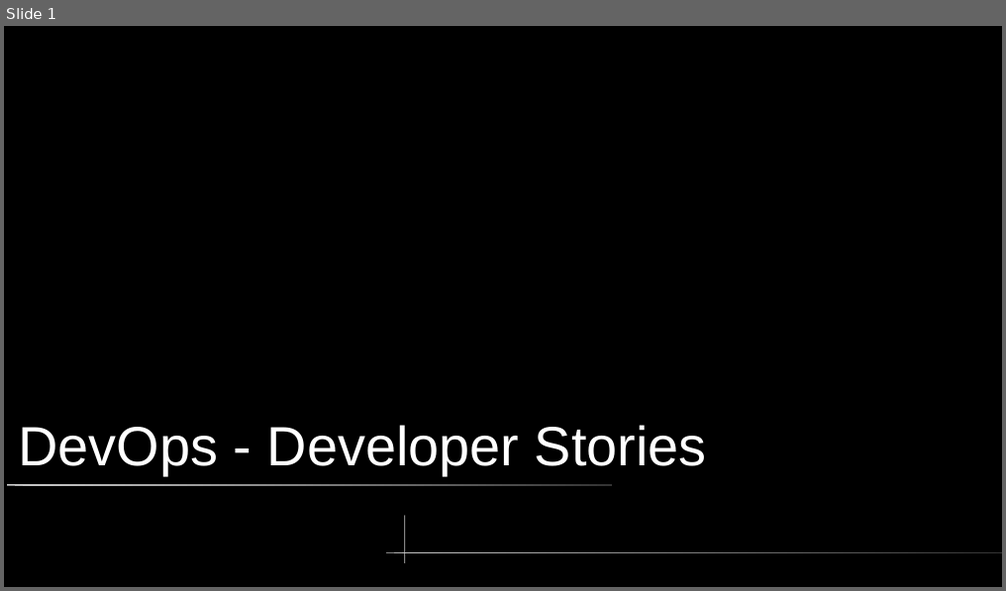
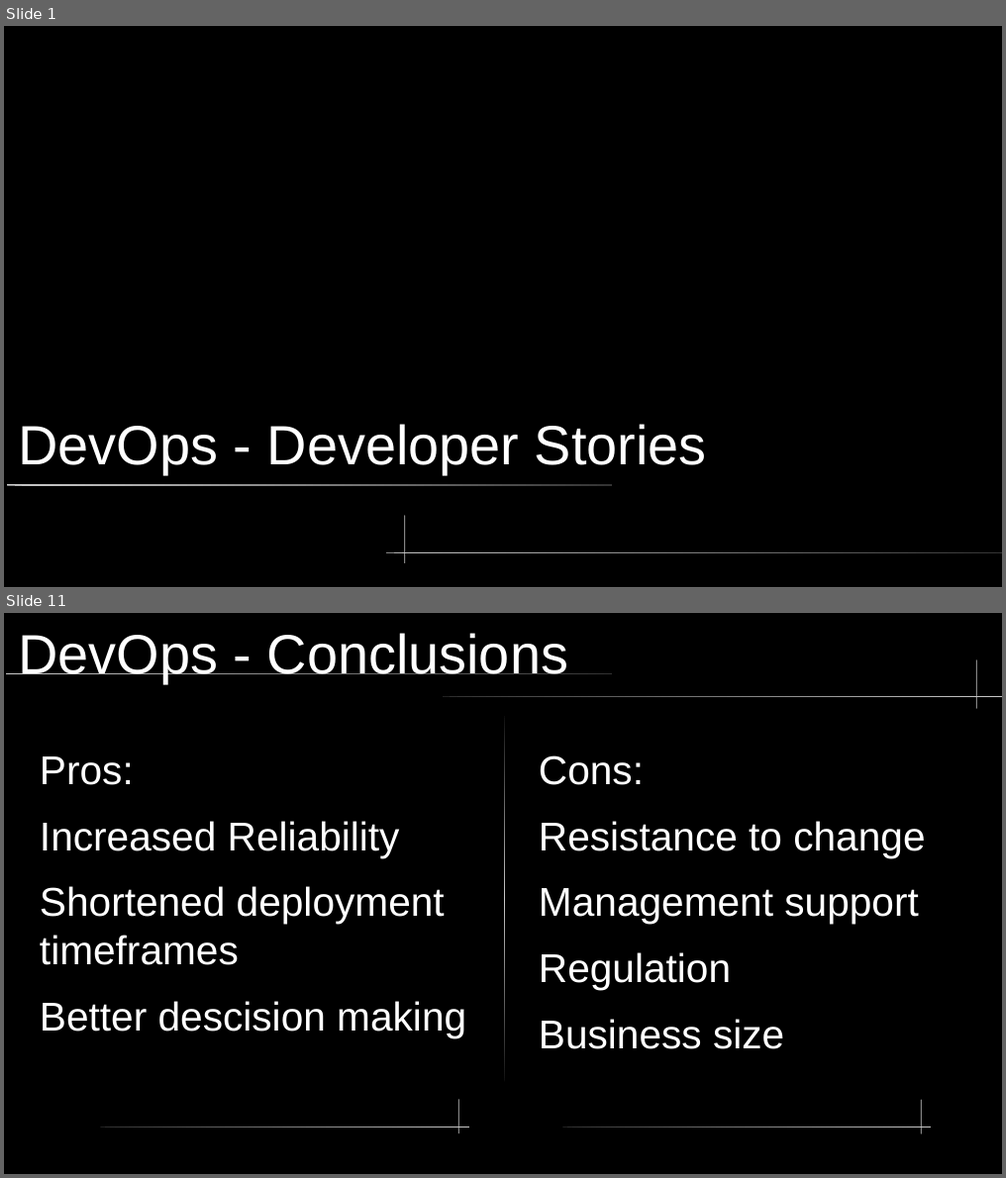
Before and after one commit to somewun/adt-devops, a slide deck: topic-02/Developer Stories.pptx. Shown one above the other, each under a label of ours: slide 1 before the commit, slides 1 and 11 after it; the slides between them are not shown. The pictures are 1006x591 and 1006x1178 pixels, drawn with LibreOffice and Linux fonts; fonts in the diff are those of the drawing. Boxes give left, top, right and bottom in pixels: in the first picture for what was removed or moved away, otherwise in the second. Text is boxed around its words. In the diff, an @@ line names an element or a change of style, - is before the commit and + after.

```diff
--- a/topic-02/Developer Stories.pptx
+++ b/topic-02/Developer Stories.pptx
@@ slide 11 added at bbox=[4, 613, 1002, 1174], background #000000 @@
@@ title added at bbox=[18, 633, 568, 683], 44 pt, text #FFFFFF @@
+DevOps - Conclusions
@@ freeform shape added at bbox=[976, 661, 977, 709], fill #CCCCCC @@
@@ rounded rectangle added at bbox=[6, 672, 612, 674], fill gradient #CCCCCC to #333333 @@
@@ rounded rectangle added at bbox=[444, 696, 1002, 697], fill gradient #333333 to #CCCCCC @@
@@ freeform shape added at bbox=[505, 715, 506, 1082], fill gradient #111111 to #CCCCCC @@
@@ text added at bbox=[40, 757, 466, 1039], 32 pt, text #FFFFFF @@
+Pros:
+Increased Reliability
+Shortened deployment timeframes
+Better descision making
@@ text added at bbox=[539, 756, 925, 1050], 32 pt, text #FFFFFF @@
+Cons:
+Resistance to change
+Management support
+Regulation
+Business size
@@ freeform shape added at bbox=[458, 1099, 459, 1134], fill #CCCCCC @@
@@ freeform shape added at bbox=[922, 1100, 923, 1135], fill #CCCCCC @@
@@ rounded rectangle added at bbox=[101, 1128, 469, 1128], fill gradient #333333 to #CCCCCC @@
@@ rounded rectangle added at bbox=[562, 1128, 932, 1128], fill gradient #333333 to #CCCCCC @@
```
Also in this commit, not shown: 8 slides changed, 1 other slide added, 1 slide removed.
